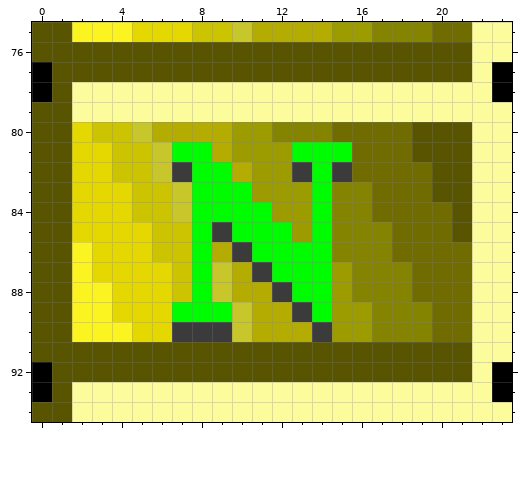
One commit to this pixel-art file: assets/IMAGE.aseprite. Above is the file before it was changed.
320x200 pixels, 1 frame. Colours within 5 levels of each other are drawn and written as one. Shown: x 0..23, y 75..94. The commit also changed other parts of the picture, which this record leaves out.
Once edited:
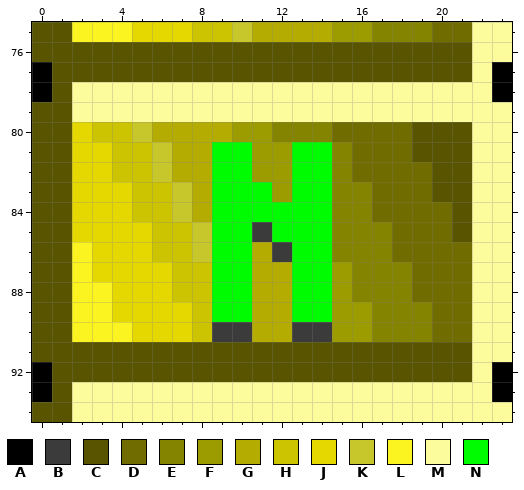
Palette (. is transparent): A #000000  B #3b3b3b  C #585400  D #706c00  E #848400  F #9c9c00  G #b4ac00  H #ccc400  J #e4d800  K #c7c72b  L #fcf420  M #fcfc9c  N #00fc00
The exact change:
Changed rows in their new state; - is an unchanged pixel.
Layers "Text Icons", "Shadows":
first column x 7:
81 GGNN----E
82 GG-N--N-E
83 -G--N-N--
84 -G---NN--
85 -KN-B-N--
86 -KNNGB---
87 -HNNGG---
88 -HNN-G---
89 JH-N--N--
90 JH-B--B--
Pixel boxes of the changes (left, top, right, bottom) in both pictures:
changed: (172, 142, 352, 342)
